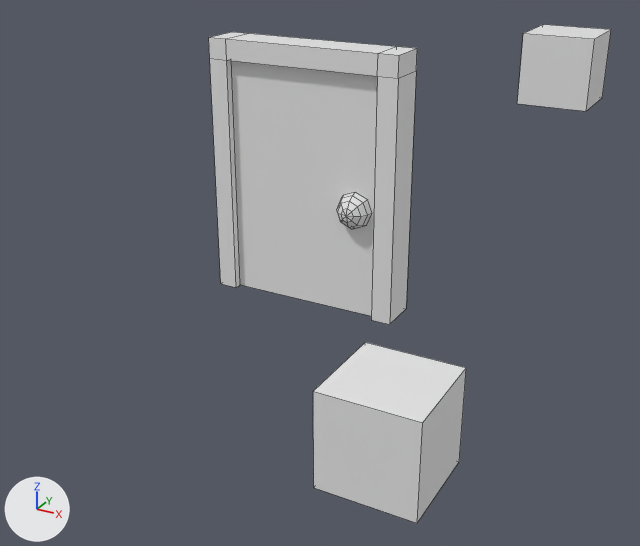
What one commit did to the Blender file saunastein/assets/blends/saunaguy.blend.
Before and after are seen from a 50 mm lens placed at (10.37, -18.34, 9.89), pointed at (0.42, -0.24, 0.84). The lights are fixed; the arrows at lower left show +X, +Y and +Z. Mesh edges are drawn as thin lines. Objects named as collision shapes, trigger or cutter boxes, shadow casters or lower levels of detail are left out.

Before the edit, the objects in view are built like this:
```python
mat_dungeon_floor = principled_material('dungeon_floor')
mat_dungeon_floor.base_color = (0.8, 0.8, 0.8)  # white #e7e7e7
me_cube = bpy.data.meshes.new('Cube')
me_cube.from_pydata(...)  # 74 vertices, 70 faces; spans x 0.0..4.0, y -0.74..0.7, z 0.0..6.0
me_cube.materials.append(mat_dungeon_floor)  # its picture is missing
me_cube_003 = bpy.data.meshes.new('Cube.003')
me_cube_003.from_pydata(...)  # a box spanning x -1.0..1.0, y -1.0..1.0, z -1.0..1.0
me_cube_003.materials.append(mat_yellow)  # white #e7e7e7
me_cube_005 = bpy.data.meshes.new('Cube.005')
me_cube_005.from_pydata(...)  # 24 vertices, 22 faces; spans x -2.5..2.5, y -0.5..0.5, z 0.0..6.5
me_cube_005.materials.append(mat_dungeon_floor)  # its picture is missing
ob_cube_001 = bpy.data.objects.new('cube.001', me_cube_003)
ob_cube_001.location = (4.0, 8.0, 5.0)
ob_door = bpy.data.objects.new('door', me_cube)
ob_door.parent = ob_door_root
ob_door.location = (-2.0, 0.0, 0.0)
ob_door_root = bpy.data.objects.new('door_root', me_cube_005)
ob_door_root.location = (0.0, 0.0, 0.0)
# also in view: 'cube.002' at (5.0, -6.0, 1.0)
```
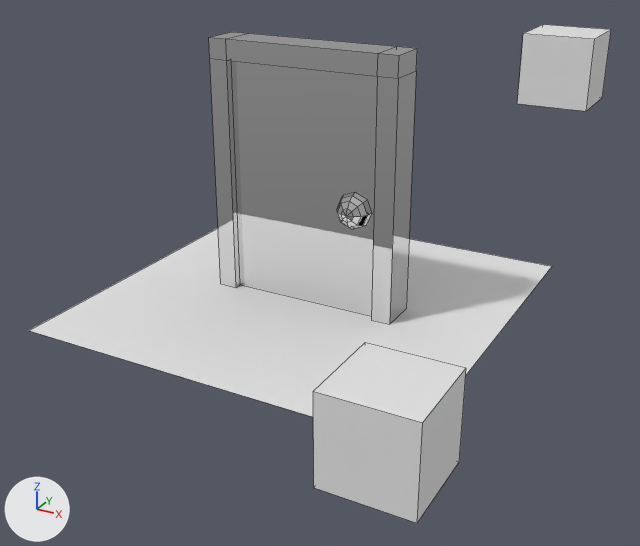
Commit message: wip: water

Changed parts and their boxes (x1, y1, x2, y2) in the pictures (640 x 546 px):
'waterplane', added
    after: (29, 228, 552, 417)
'door', surface changed
    both: (231, 61, 377, 316)
'door_root', surface changed
    both: (209, 32, 417, 324)

Diff of the bpy script that builds the scene:
```diff
--- a/saunastein/assets/blends/saunaguy.blend.py
+++ b/saunastein/assets/blends/saunaguy.blend.py
@@ mat_dungeon_floor @@
 mat_dungeon_floor.base_color = (0.8, 0.8, 0.8)  # white #e7e7e7
+mat_dungeon_floor.metallic = 1.0
+mat_dungeon_floor.roughness = 0.0
@@ mat_water @@
+mat_water = principled_material('water')
+mat_water.base_color = (0.8, 0.8, 0.8)  # white #e7e7e7
@@ me_plane @@
+me_plane.from_pydata([(-5.0, -5.0, 0.0), (5.0, -5.0, 0.0), (-5.0, 5.0, 0.0), (5.0, 5.0, 0.0)], [], [(0, 1, 3, 2)])
+me_plane.materials.append(mat_water)  # white #e7e7e7
@@ ob_waterplane @@
+ob_waterplane = bpy.data.objects.new('waterplane', me_plane)
+ob_waterplane.location = (0.0, 0.0, 0.0)
```
